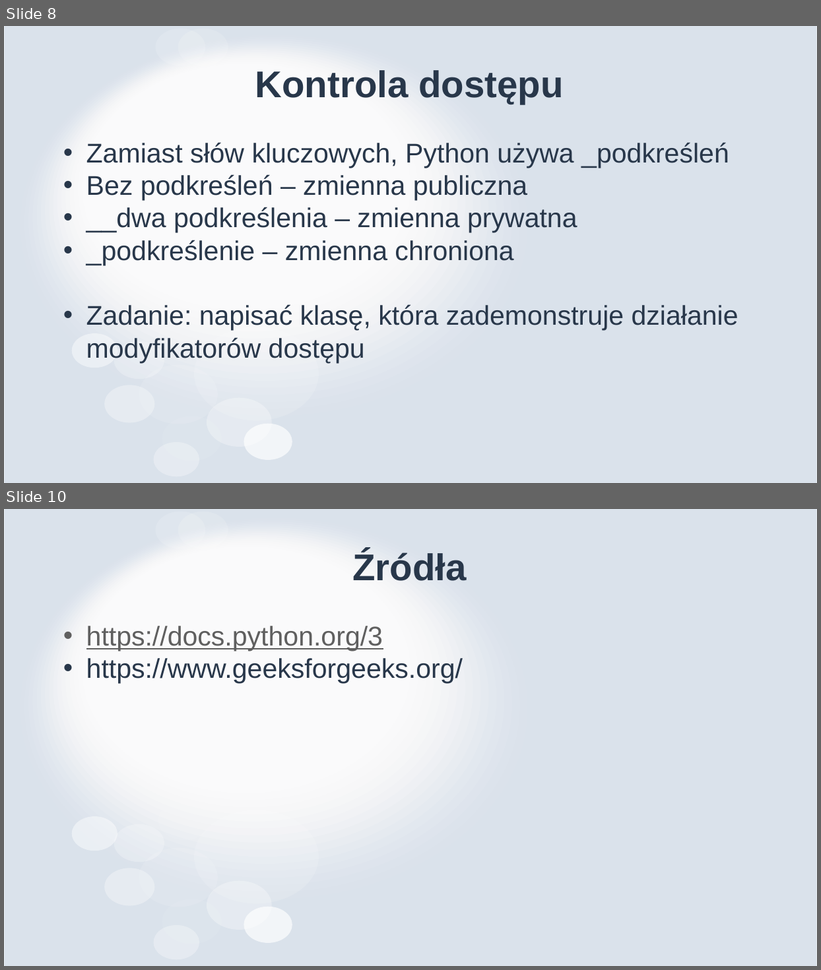
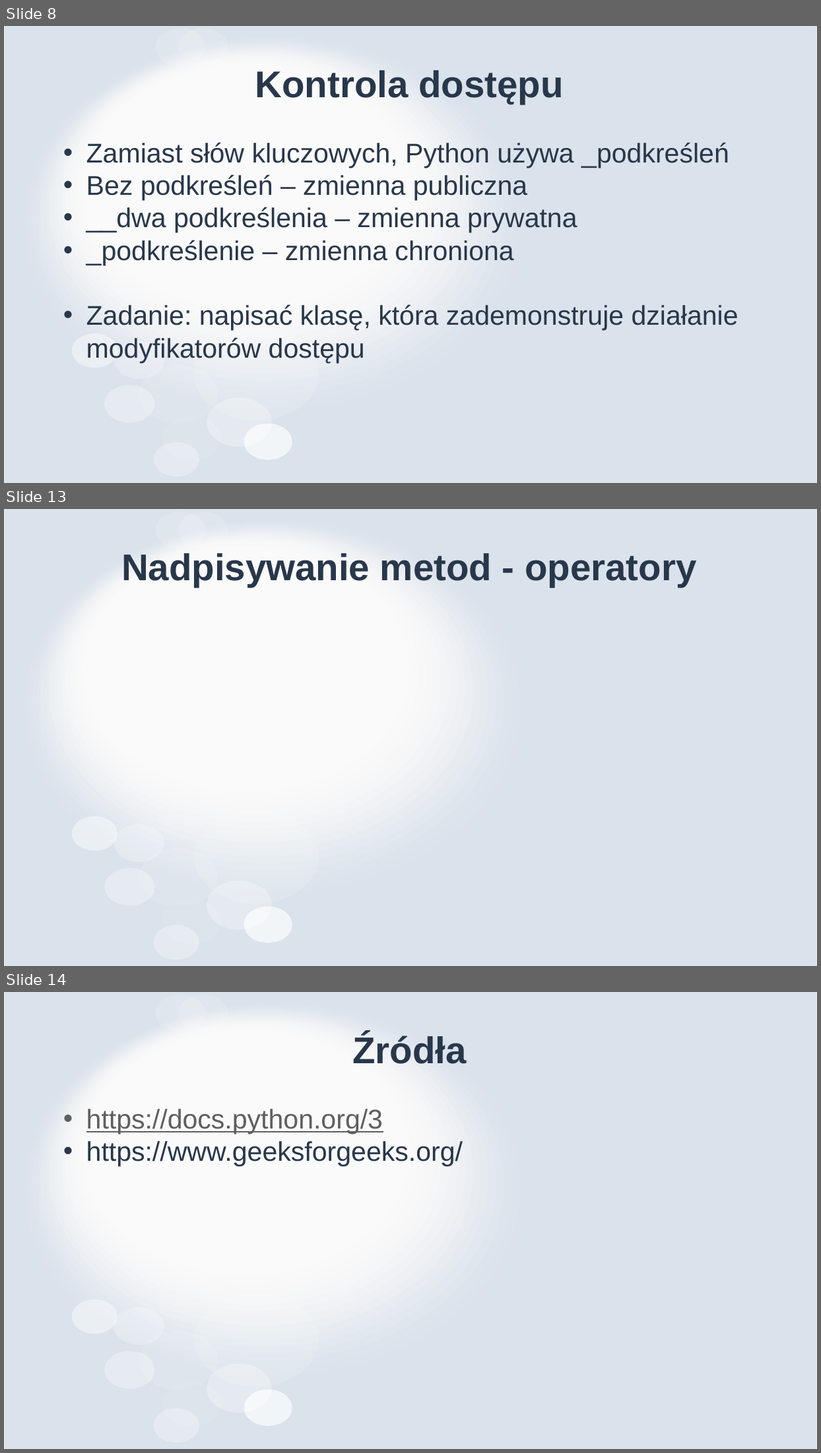
Before and after one commit to MikoStoro/ETI_Academy_python, a slide deck: Objects/Objects.pptx. Shown one above the other, each under a label of ours: slides 8 and 10 before the commit, slides 8, 13 and 14 after it; the slides between them are not shown. The pictures are 821x970 and 821x1453 pixels, drawn with LibreOffice and Linux fonts; fonts in the diff are those of the drawing. Boxes give left, top, right and bottom in pixels: in the first picture for what was removed or moved away, otherwise in the second. Text is boxed around its words. In the diff, an @@ line names an element or a change of style, - is before the commit and + after.

```diff
--- a/Objects/Objects.pptx
+++ b/Objects/Objects.pptx
@@ slide 13 added at box(4, 509, 817, 966), background #FFFFFF; not listed: 31 template elements that a slide beside it also shows @@
@@ title added at box(121, 553, 696, 587), 44 pt, text #28374A, bold @@
+Nadpisywanie metod - operatory
@@ what was slide 10 is now slide 14 @@
```
Also in this commit, not shown: 2 slides changed, 3 other slides added, 3 other files.
